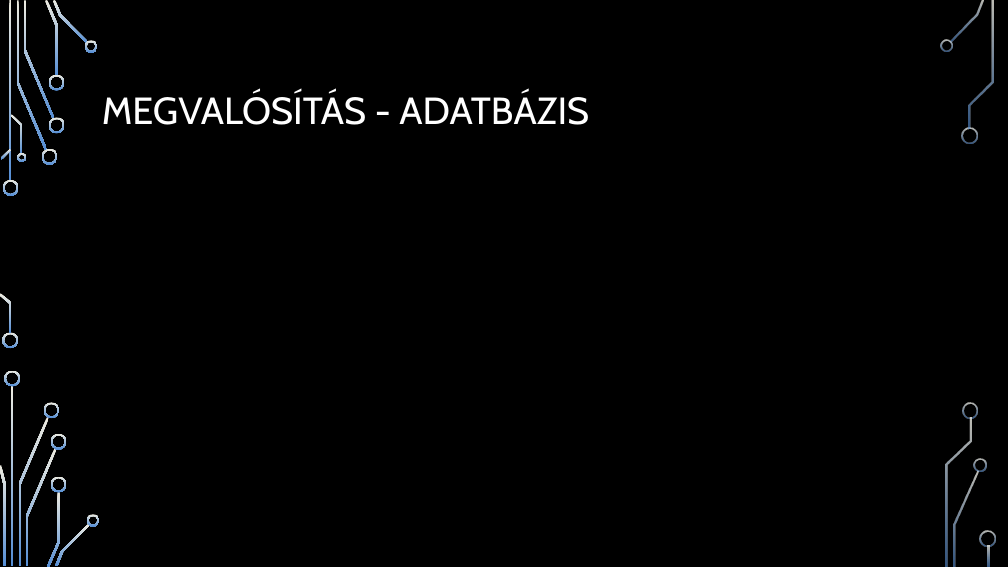
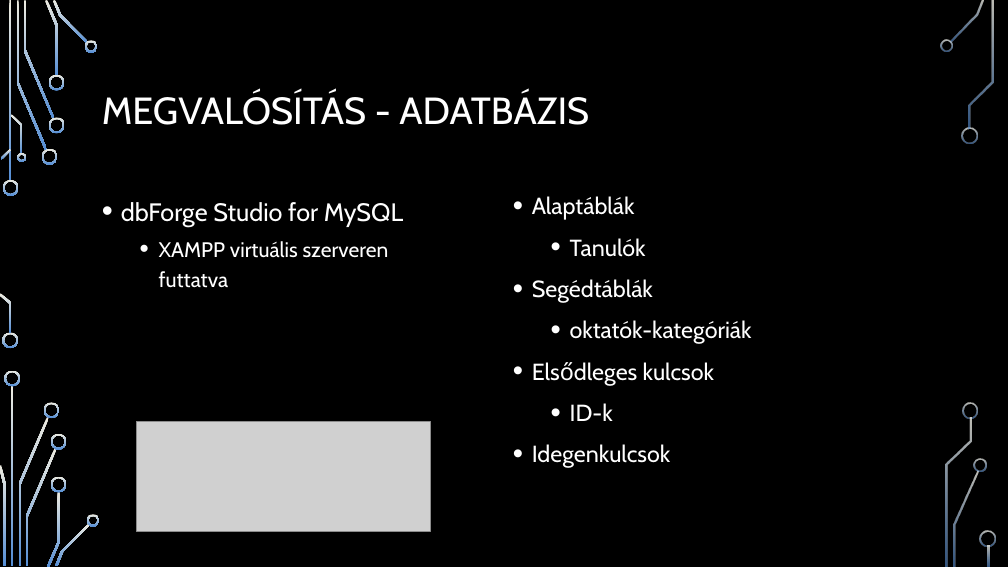
Before and after one commit to kissmilan91/autosiskola-data, a slide deck: slide 6 of Védés_PPT/Védés_Kiss_Milán_Nedvesi_csaba_Péter.pptx. Drawn at 1008x567 pixels with LibreOffice and Linux fonts; fonts in the diff are those of the drawing; grey boxes stand for pictures; background and template pictures are left out. Boxes give left, top, right and bottom in pixels: in the first picture for what was removed or moved away, otherwise in the second. Text is boxed around its words. In the diff, an @@ line names an element or a change of style, - is before the commit and + after.

```diff
--- a/Védés_PPT/Védés_Kiss_Milán_Nedvesi_csaba_Péter.pptx
+++ b/Védés_PPT/Védés_Kiss_Milán_Nedvesi_csaba_Péter.pptx
@@ text added at <box>121,202,403,288</box>, 20 pt, text #FFFFFF @@
+• dbForge Studio for MySQL
+  • XAMPP virtuális szerveren futtatva
@@ text added at <box>532,196,752,468</box>, 22.2 pt, text #FFFFFF @@
+• Alaptáblák
+  • Tanulók
+• Segédtáblák
+  • oktatók-kategóriák
+• Elsődleges kulcsok
+  • ID-k
+• Idegenkulcsok
@@ picture added at <box>136,421,431,532</box> @@
```
Also in this commit, not shown: 7 other slides changed.
